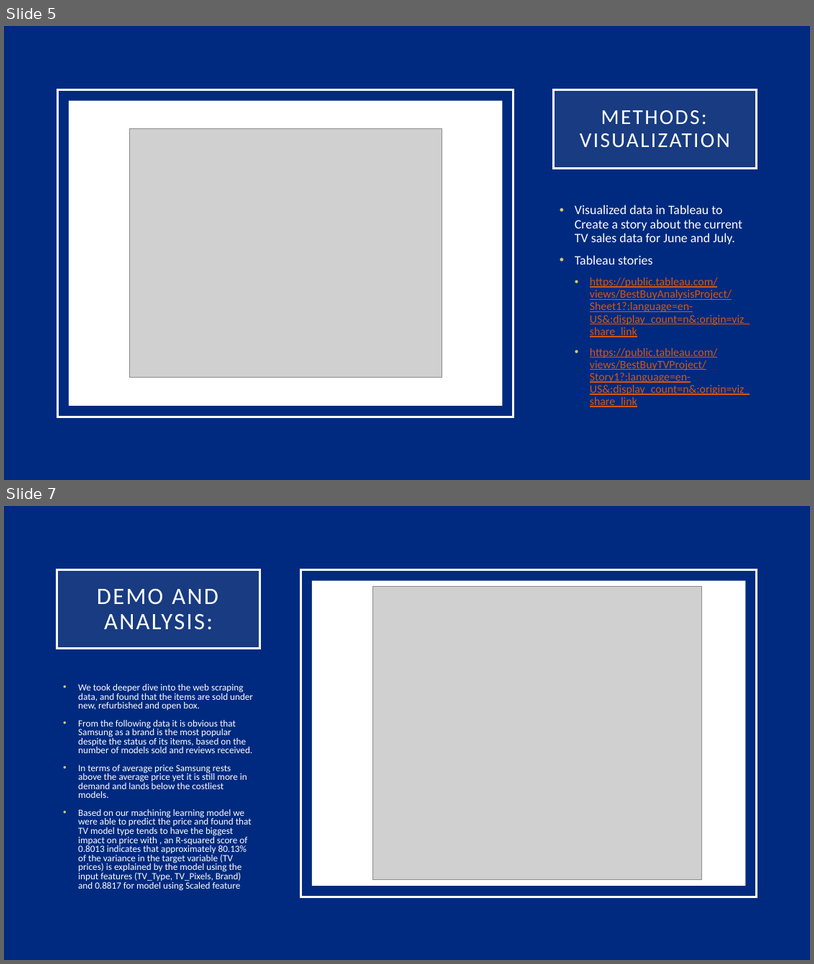
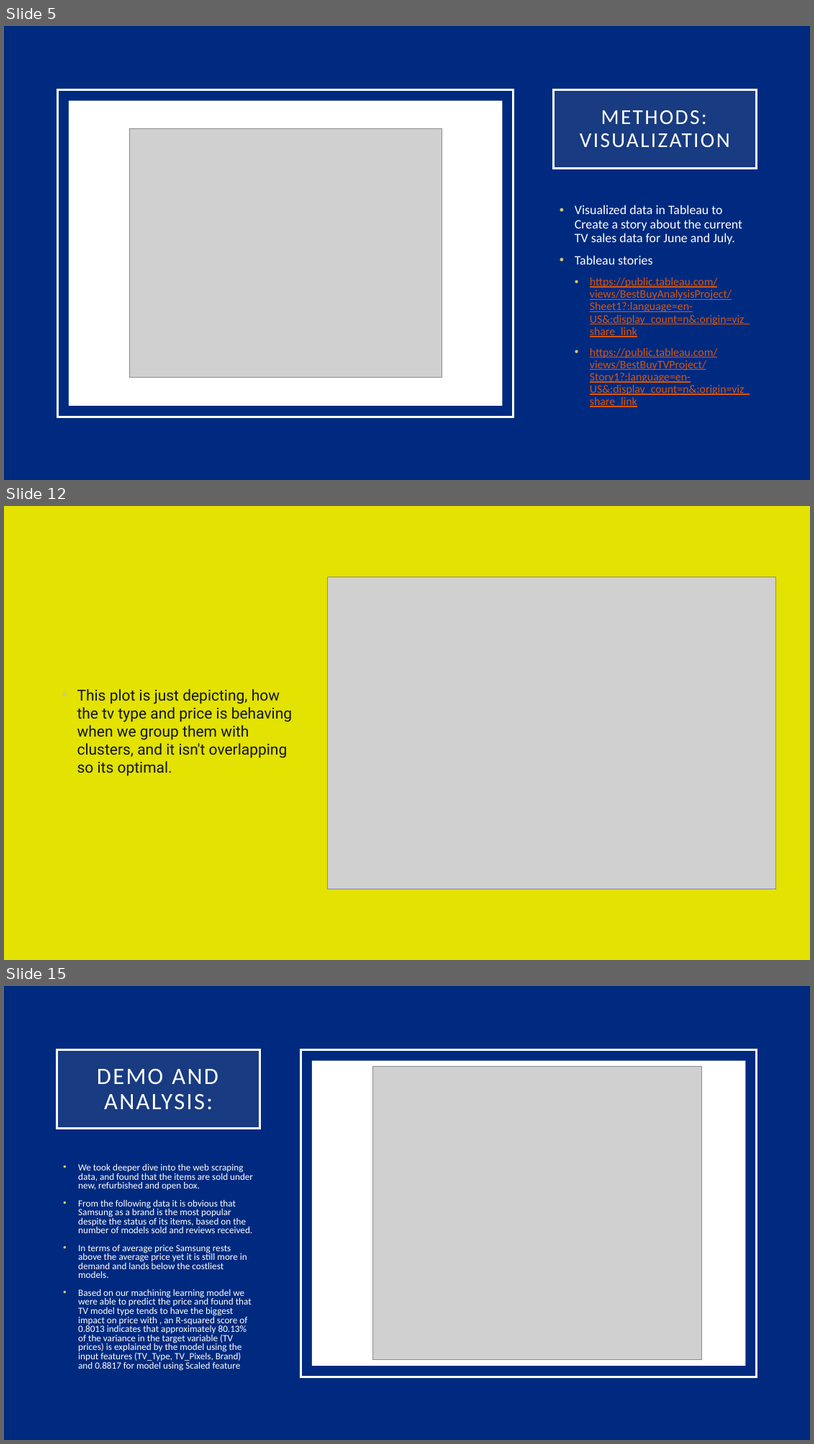
Before and after one commit to kdmorjam/Project_4_BestBuy, a slide deck: Ishita/BestBuy.pptx. Shown one above the other, each under a label of ours: slides 5 and 7 before the commit, slides 5, 12 and 15 after it; the slides between them are not shown. The pictures are 814x964 and 814x1444 pixels, drawn with LibreOffice and Linux fonts; fonts in the diff are those of the drawing; grey boxes stand for pictures. Boxes give left, top, right and bottom in pixels: in the first picture for what was removed or moved away, otherwise in the second. Text is boxed around its words. In the diff, an @@ line names an element or a change of style, - is before the commit and + after.

```diff
--- a/Ishita/BestBuy.pptx
+++ b/Ishita/BestBuy.pptx
@@ slide 12 added at (x1=4, y1=506, x2=810, y2=960), background #E3E200 @@
@@ picture added at (x1=328, y1=577, x2=777, y2=888) @@
@@ text added at (x1=77, y1=689, x2=292, y2=776), 18 pt, text #12151B @@
+• This plot is just depicting, how the tv type and price is behaving when we group them with clusters, and it isn't overlapping so its optimal.
@@ what was slide 7 is now slide 15 @@
```
Also in this commit, not shown: 1 slide changed, 7 other slides added, 1 other file.
